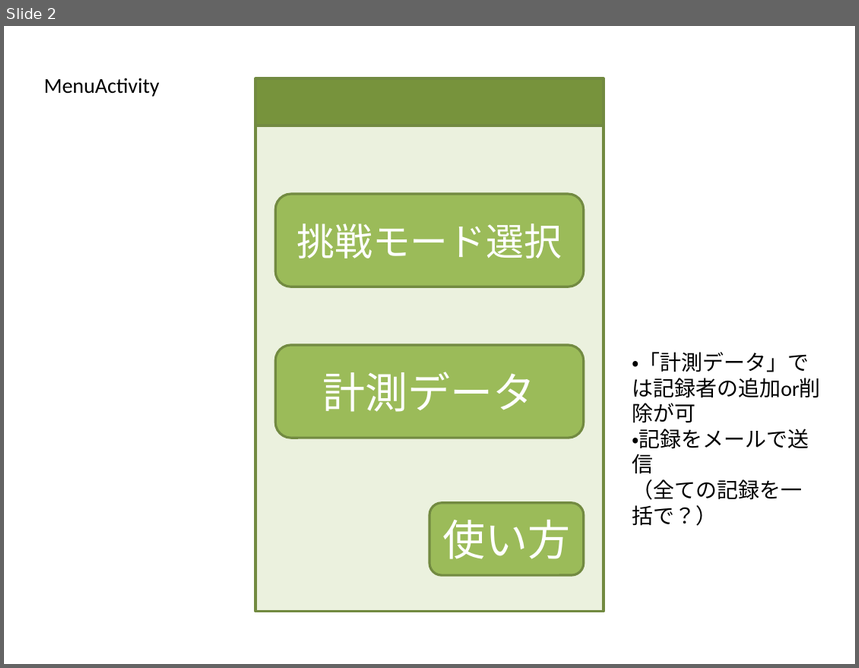
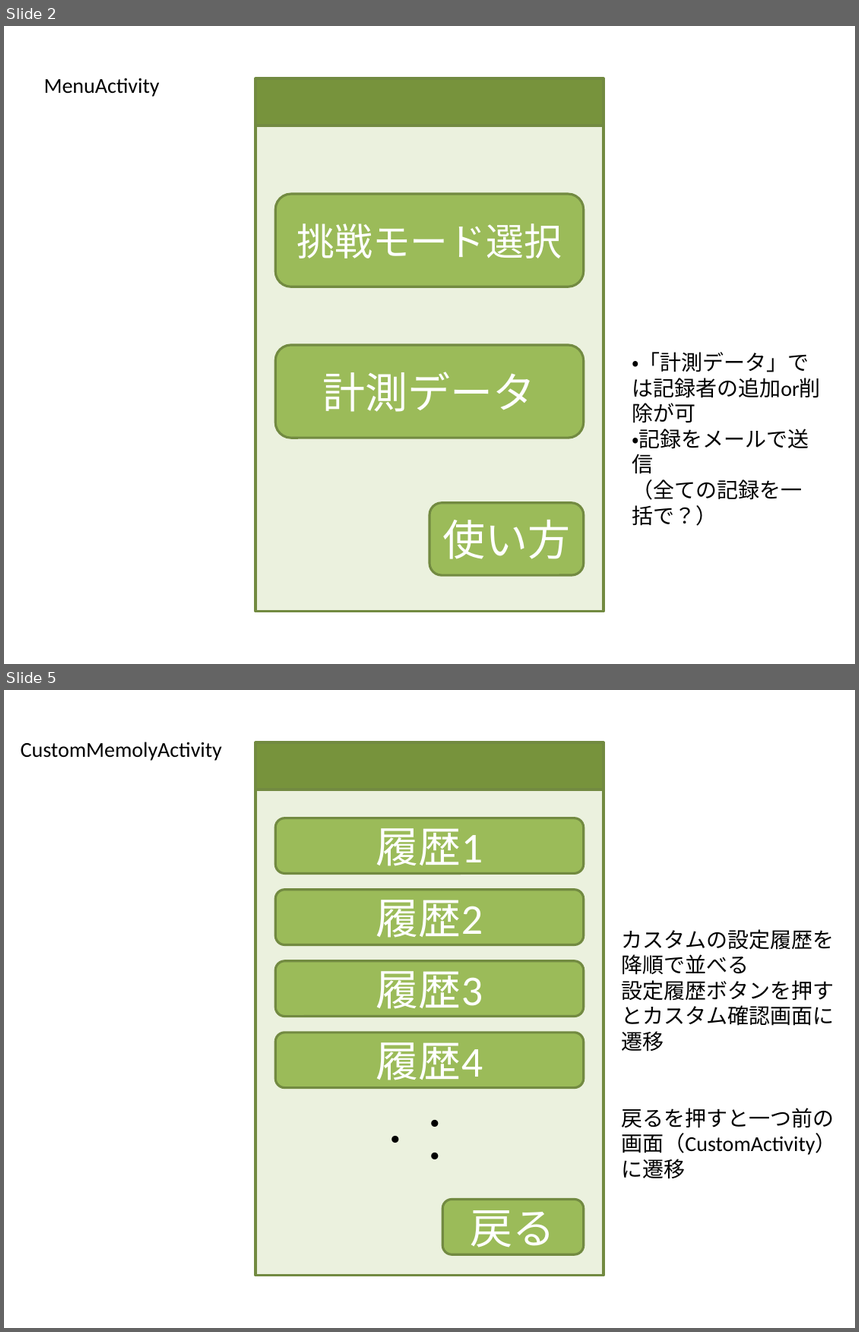
Before and after one commit to MayuOkuda/soba, a slide deck: memo/そばUI2.pptx. Shown one above the other, each under a label of ours: slide 2 before the commit, slides 2 and 5 after it; the slides between them are not shown. The pictures are 859x668 and 859x1332 pixels, drawn with LibreOffice and Linux fonts; fonts in the diff are those of the drawing. Boxes give left, top, right and bottom in pixels: in the first picture for what was removed or moved away, otherwise in the second. Text is boxed around its words. In the diff, an @@ line names an element or a change of style, - is before the commit and + after.

```diff
--- a/memo/そばUI2.pptx
+++ b/memo/そばUI2.pptx
@@ slide 5 added at (x1=4, y1=690, x2=855, y2=1328), background #FFFFFF @@
@@ text added at (x1=21, y1=742, x2=222, y2=761), 18 pt, text #000000 @@
+CustomMemolyActivity
@@ rectangle added at (x1=255, y1=742, x2=603, y2=1276), fill #EBF1DE, outline #738A42 2 pt @@
@@ rectangle added at (x1=255, y1=742, x2=603, y2=790), fill #77933C, outline #738A42 2 pt @@
@@ rounded rectangle added at (x1=275, y1=818, x2=584, y2=874), fill #9BBB59, outline #738A42 2 pt, 36 pt, text #FFFFFF @@
+履歴1
@@ rounded rectangle added at (x1=275, y1=890, x2=584, y2=945), fill #9BBB59, outline #738A42 2 pt, 36 pt, text #FFFFFF @@
+履歴2
@@ text added at (x1=621, y1=929, x2=836, y2=1155), 18 pt, text #000000 @@
+カスタムの設定履歴を降順で並べる
+設定履歴ボタンを押すとカスタム確認画面に遷移
+戻るを押すと一つ前の画面（CustomActivity）に遷移
@@ rounded rectangle added at (x1=275, y1=961, x2=584, y2=1017), fill #9BBB59, outline #738A42 2 pt, 36 pt, text #FFFFFF @@
+履歴3
@@ rounded rectangle added at (x1=275, y1=1033, x2=584, y2=1088), fill #9BBB59, outline #738A42 2 pt, 36 pt, text #FFFFFF @@
+履歴4
@@ text added at (x1=379, y1=1120, x2=452, y2=1160), 28 pt, text #000000 @@
+・・・
@@ rounded rectangle added at (x1=443, y1=1200, x2=584, y2=1255), fill #9BBB59, outline #738A42 2 pt, 36 pt, text #FFFFFF @@
+戻る
```
Also in this commit, not shown: 1 slide changed, 2 other slides added, 1 slide removed.
